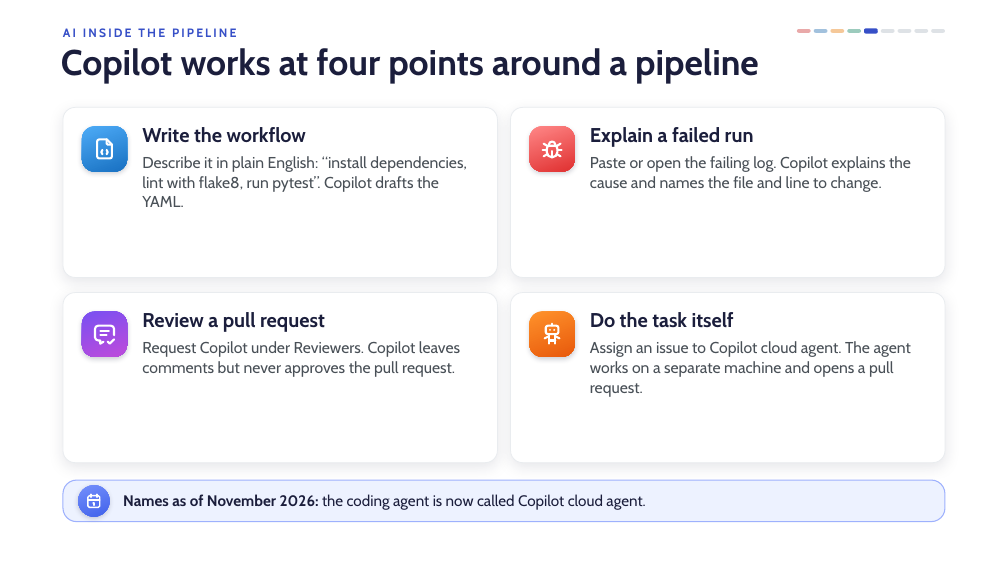
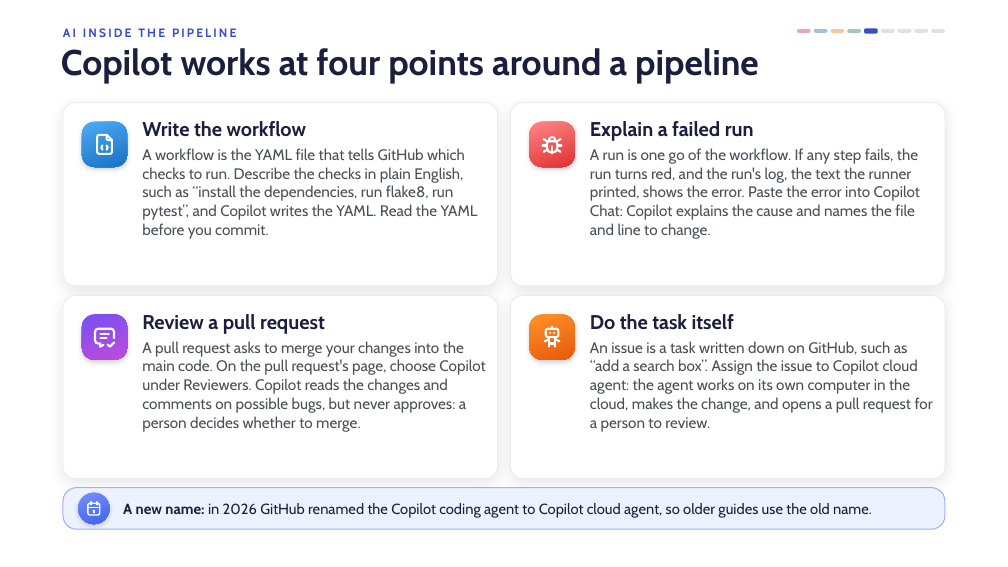
Before and after one commit to FionnQ-H1/aiProg, a slide deck: slide 14 of lectures-and-labs/week10/cicd-lecture.pptx (slide 13 before the commit). Drawn at 1008x567 pixels with LibreOffice and Linux fonts; fonts in the diff are those of the drawing; background and template pictures are left out. Boxes give left, top, right and bottom in pixels: in the first picture for what was removed or moved away, otherwise in the second. Text is boxed around its words. In the diff, an @@ line names an element or a change of style, - is before the commit and + after.

```diff
--- a/lectures-and-labs/week10/cicd-lecture.pptx
+++ b/lectures-and-labs/week10/cicd-lecture.pptx
@@ rounded rectangle: place and size @@
-rounded rectangle at box(63, 107, 498, 278)
+rounded rectangle at box(63, 103, 498, 286)
@@ rounded rectangle: place and size @@
-rounded rectangle at box(510, 107, 945, 278)
+rounded rectangle at box(510, 103, 945, 286)
@@ text at box(142, 148, 478, 239): text changed; size 15 to 14.5 pt @@
-Describe it in plain English: “install dependencies, lint with flake8, run pytest”. Copilot drafts the YAML.
+A workflow is the YAML file that tells GitHub which checks to run. Describe the checks in plain English, such as “install the dependencies, run flake8, run pytest”, and Copilot writes the YAML. Read the YAML before you commit.
@@ 2 rounded rectangles, 2 freeform shapes: place and size @@
-2 rounded rectangles, 2 freeform shapes at box(82, 126, 575, 172)
+2 rounded rectangles, 2 freeform shapes at box(82, 122, 575, 167)
@@ text at box(590, 148, 920, 239): text changed; size 15 to 14.5 pt @@
-Paste or open the failing log. Copilot explains the cause and names the file and line to change.
+A run is one go of the workflow. If any step fails, the run turns red, and the run's log, the text the runner printed, shows the error. Paste the error into Copilot Chat: Copilot explains the cause and names the file and line to change.
@@ rounded rectangle: place and size @@
-rounded rectangle at box(63, 293, 498, 463)
+rounded rectangle at box(63, 296, 498, 479)
@@ proportions changed in 4 elements at box(63, 103, 498, 286), box(510, 103, 945, 286), box(63, 296, 498, 479), box(510, 296, 945, 479) @@
@@ rounded rectangle: place and size @@
-rounded rectangle at box(510, 293, 945, 463)
+rounded rectangle at box(510, 296, 945, 479)
@@ freeform shape at box(92, 324, 118, 350): outline redrawn @@
@@ freeform shape at box(539, 324, 565, 350): outline redrawn @@
@@ text at box(142, 341, 485, 432): text changed; size 15 to 14.5 pt @@
-Request Copilot under Reviewers. Copilot leaves comments but never approves the pull request.
+A pull request asks to merge your changes into the main code. On the pull request's page, choose Copilot under Reviewers. Copilot reads the changes and comments on possible bugs, but never approves: a person decides whether to merge.
@@ text at box(590, 341, 933, 432): text changed; size 15 to 14.5 pt @@
-Assign an issue to Copilot cloud agent. The agent works on a separate machine and opens a pull request.
+An issue is a task written down on GitHub, such as “add a search box”. Assign the issue to Copilot cloud agent: the agent works on its own computer in the cloud, makes the change, and opens a pull request for a person to review.
@@ 1 rounded rectangle, 1 ellipse, 1 freeform shape: place and size @@
-1 rounded rectangle, 1 ellipse, 1 freeform shape at box(63, 480, 945, 522)
+1 rounded rectangle, 1 ellipse, 1 freeform shape at box(63, 488, 945, 529)
@@ text at box(123, 503, 872, 518): text changed; size 14.5 to 14 pt @@
-Names as of November 2026: the coding agent is now called Copilot cloud agent.
+A new name: in 2026 GitHub renamed the Copilot coding agent to Copilot cloud agent, so older guides use the old name.
```
Also in this commit, not shown: 8 other slides changed, 7 slides added, 3 slides removed, 6 other files.
